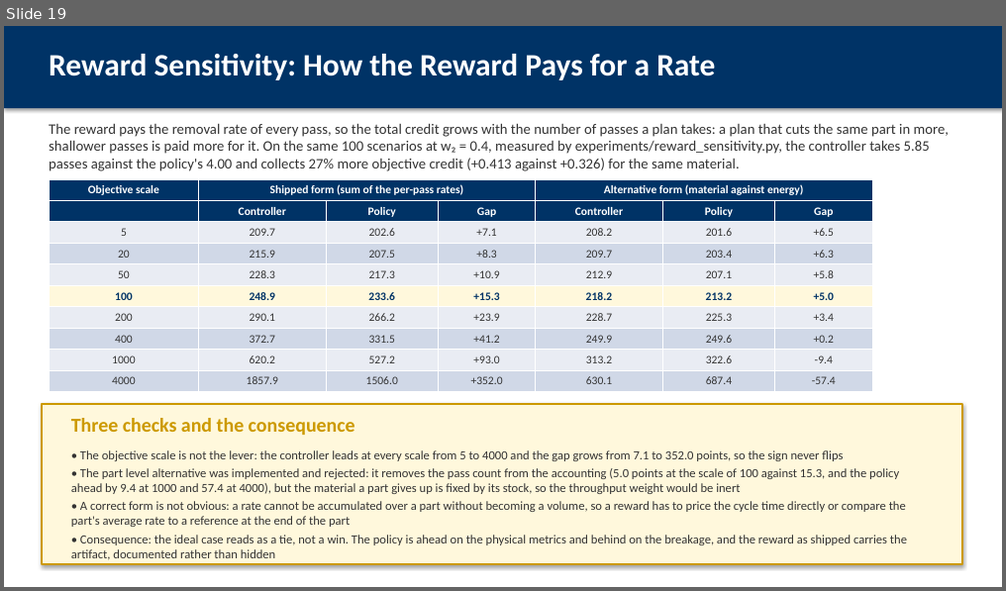
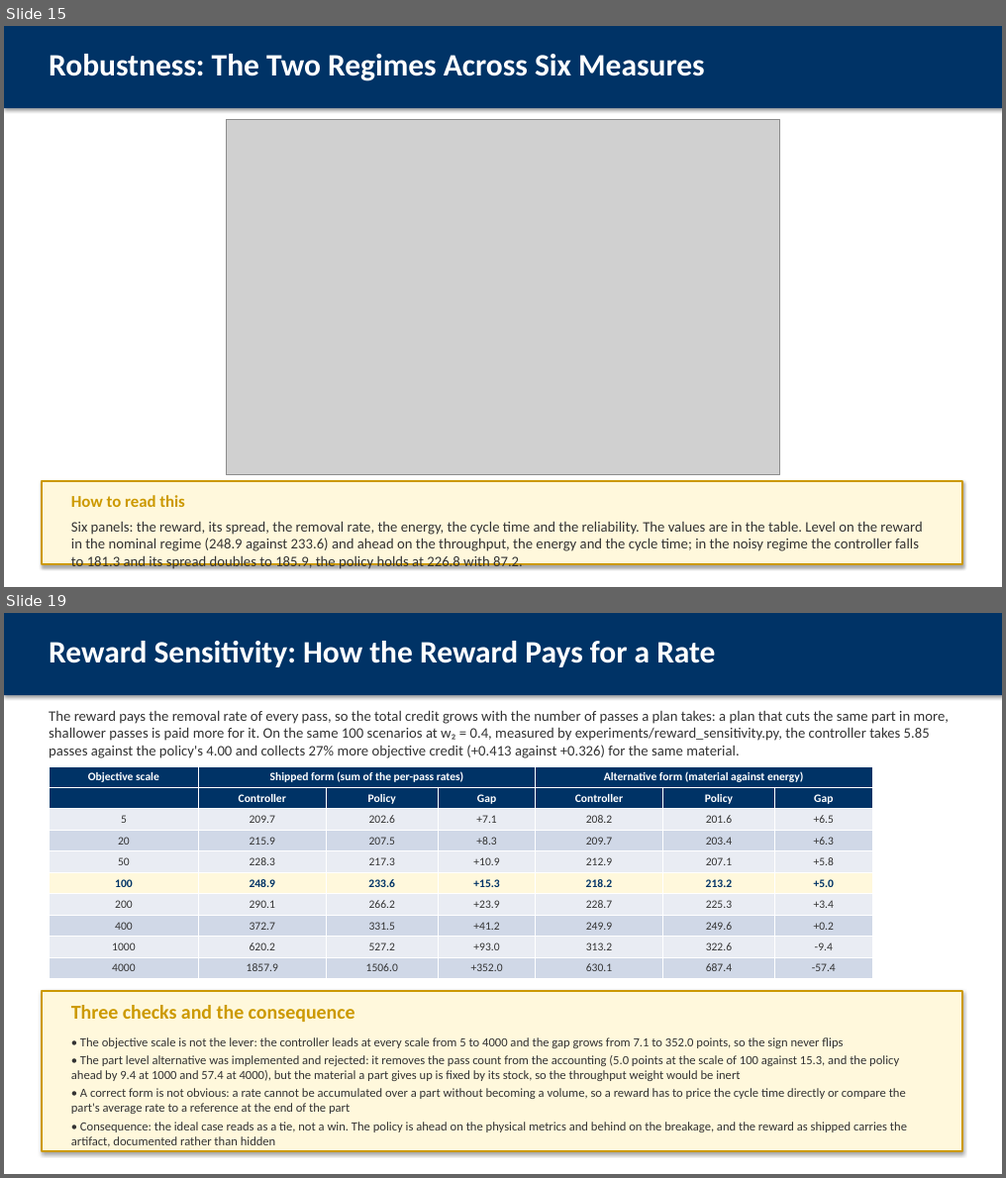
Before and after one commit to AbhinandIITM/AI-in-Mfg, a slide deck: report/presentation.pptx. Shown one above the other, each under a label of ours: slide 19 before the commit, slides 15 and 19 after it; the slides between them are not shown. The pictures are 1006x591 and 1006x1178 pixels, drawn with LibreOffice and Linux fonts; fonts in the diff are those of the drawing; grey boxes stand for pictures. Boxes give left, top, right and bottom in pixels: in the first picture for what was removed or moved away, otherwise in the second. Text is boxed around its words. In the diff, an @@ line names an element or a change of style, - is before the commit and + after.

Commit message:
docs: the wrong model of the material is out of every document
The report, the deck and the PowerPoint file carry the two regimes and the
one sweep, the three new figures are placed next to the text they belong
to, and the claim is the noise one: the learned policy is the better
operator once the wear measurement is noisier than about 2% of its range,
and inside a perfect digital twin the classical controller is better by a
margin that is inside the noise.

The report is 40 pages with 12 figures, the deck 38 frames, the PowerPoint
file 33 slides.

```diff
--- a/report/presentation.pptx
+++ b/report/presentation.pptx
@@ slide 15 added at bbox=[4, 26, 1002, 587], background #FFFFFF @@
@@ rectangle added at bbox=[4, 26, 1002, 108], fill #003366 @@
@@ text added at bbox=[49, 54, 705, 81], 30 pt, text #FFFFFF, bold @@
+Robustness: The Two Regimes Across Six Measures
@@ picture added at bbox=[226, 120, 779, 475] @@
@@ rectangle added at bbox=[42, 481, 962, 565], fill #FFF8DC, outline #CC9900 2 pt @@
@@ text added at bbox=[71, 495, 185, 507], 16 pt, text #CC9900, bold @@
+How to read this
@@ text added at bbox=[71, 521, 922, 571], 14 pt, text #333333 @@
+Six panels: the reward, its spread, the removal rate, the energy, the cycle time and the reliability. The values are in the table. Level on the reward in the nominal regime (248.9 against 233.6) and ahead on the throughput, the energy and the cycle time; in the noisy regime the controller falls to 181.3 and its spread doubles to 185.9, the policy holds at 226.8 with 87.2.
```
Also in this commit, not shown: 8 slides changed, 2 other slides added, 1 slide removed, 8 other files.
